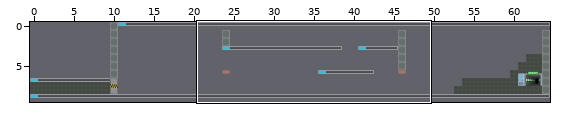
An edit to a level. Tiled map, maps/tieldmaps/world3/multi/14.tmx. The first picture is a wide view before the edit; the outline marks the close-up.
Close-up. Before the commit:
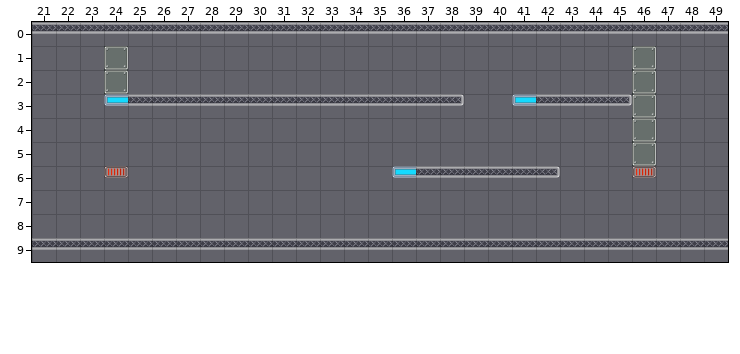
Cells are 64x64 px. Shown: x 21..49, y 0..9. Tiles whose own drawing changed are shown in their newer look in all pictures.
New version:
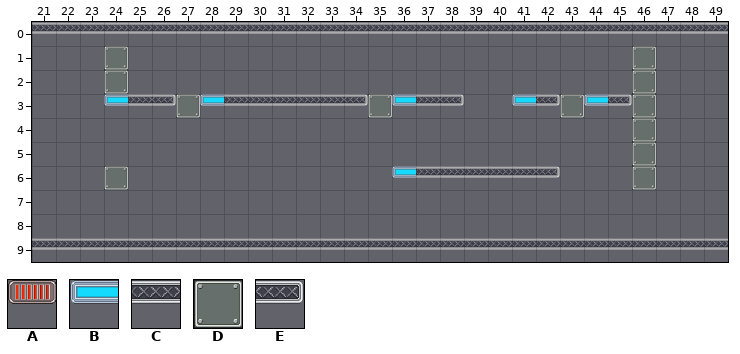
Key: from "alone": A 0; from "left": B 0; from "mid": C 0; from "mur": D 0; from "right": E 0.
_ is an empty cell.
From old to new:
Layer "front":
The edit turns tile C into tile B in row 3 at x 28, 36 and 44.
The edit turns tile A into tile D in row 6 at x 24 and 46.
The edit turns tile C into tile D in row 3 at x 27, 35 and 43.
The edit turns tile C into tile E in row 3 at x 26, 34 and 42.
Changed places in both close-ups, as pixel boxes (x1, y1, x2, y2):
changed: (152, 94, 224, 118)
changed: (344, 94, 416, 118)
changed: (536, 94, 608, 118)
changed: (104, 166, 128, 190)
changed: (632, 166, 656, 190)
